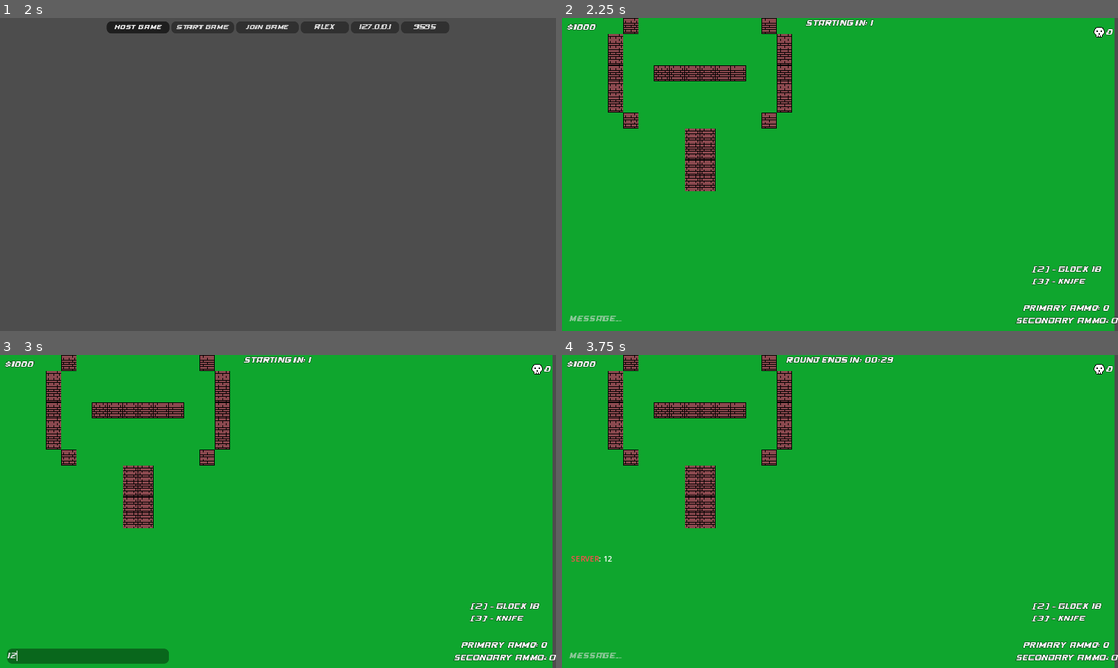
Above: before the commit, frames 1-4 (two rows, left to right).
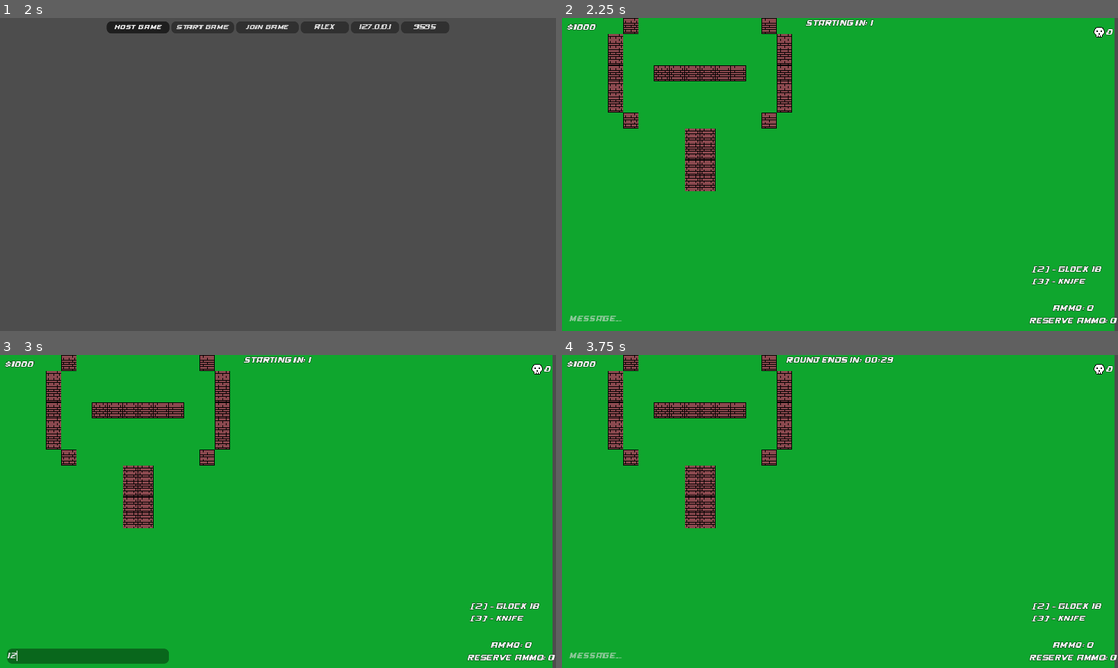
Above: after the commit, the same moments.

Repository: StormLight14/pew-pew-io
Game: Godot game, scene res://multiplayer/multiplayer.tscn
Same seed, same stepped clock (60 frames per second), same inputs: the game is played once before the commit and once after it.
Inputs (mouse positions are in pixels of both pictures, inside the frame that each line leads up to):
- Up to frame 1 (2 s): click (322, 27) at 0.52 s; type "Alex" at 0.6 s; click "Host Game" at 1.25 s
- Up to frame 2 (2.25 s): click "Start Game" at 2 s
- Up to frame 3 (3 s): click (88, 655) at 2.77 s; type "12" at 2.85 s
- Up to frame 4 (3.75 s): tap Enter at 3.5 s; move the mouse to (962, 495) at 3.52 s; press the mouse at (962, 495) at 3.53 s; hold D (right) from 3.53 s (still down)

Frame 1 is identical in both runs. In frame 2, 0.5% of the frame differs, in the area x 81-100%, y 91-98%; in frame 3, 0.5%; in frame 4, 0.6%, in the area x 1-100%, y 64-98%.
Error after the commit: Invalid operands 'int' and 'String' in operator '!='. (res://GameValues.gd:20)

Commit message:
add basic ammo system

Diff:
--- a/GameValues.gd
+++ b/GameValues.gd
@@ -11,27 +11,31 @@
 signal message_sent_signal
 signal player_killed_signal
 signal player_stat_changed_signal
+signal update_ammo_ui
 
 @rpc("any_peer", "call_local", "reliable")
 func send_message(message = "MESSAGE_ERROR", username = "USERNAME_ERROR", player_id = "ID_ERROR"):
 	var color = "#FFFFFF"
 
-	if player_id == 1:
-		color = "#FF4D4D"
-	else:
-		match players[player_id].team:
-			"T":
-				color = "#FFA836"
-			"CT":
-				color = "#364AFF"
+	if player_id != "ID_ERROR":
+		if player_id == 1:
+			color = "#FF4D4D"
+		else:
+			match players[player_id].team:
+				"T":
+					color = "#FFA836"
+				"CT":
+					color = "#364AFF"
 
 
-	if message != "" and message != " ":
-		var full_message = "[color=" + color + "]" + username + "[/color]" + ": " + message + "\n"
-		print(full_message)
+		if message != "" and message != " ":
+			var full_message = "[color=" + color + "]" + username + "[/color]" + ": " + message + "\n"
+			print(full_message)
 
-		messages += full_message
-		message_sent_signal.emit()
+			messages += full_message
+			message_sent_signal.emit()
+	else:
+		print("ID ERROR.")
 
 @rpc("any_peer", "call_local", "reliable")
 func player_killed(killer_id, victim_id):
--- a/Items.gd
+++ b/Items.gd
@@ -14,6 +14,7 @@
 		"damage": 36,
 		"spread": 0.2,
 		"magazine-capacity": 30,
+		"magazine-ammo": 30,
 		"reserve-ammo": 90,
 		"purchasable-by": "T",
 		"reload-time": 2.4,
@@ -28,6 +29,7 @@
 		"damage": 33,
 		"spread": 0.2,
 		"magazine-capacity": 30,
+		"magazine-ammo": 30,
 		"reserve-ammo": 90,
 		"purchasable-by": "CT",
 		"reload-time": 3.1,
@@ -42,6 +44,7 @@
 		"damage": 30,
 		"spread": 0.2,
 		"magazine-capacity": 30,
+		"magazine-ammo": 30,
 		"reserve-ammo": 90,
 		"purchasable-by": "T",
 		"reload-time": 2.8,
@@ -56,6 +59,7 @@
 		"damage": 28,
 		"spread": 0.2,
 		"magazine-capacity": 30,
+		"magazine-ammo": 30,
 		"reserve-ammo": 90,
 		"purchasable-by": "CT",
 		"reload-time": 3.8,
@@ -70,6 +74,7 @@
 		"damage": 115,
 		"spread": 0.2,
 		"magazine-capacity": 5,
+		"magazine-ammo": 5,
 		"reserve-ammo": 30,
 		"purchasable-by": "BOTH",
 		"reload-time": 3.7,
@@ -84,6 +89,7 @@
 		"damage": 88,
 		"spread": 0.2,
 		"magazine-capacity": 10,
+		"magazine-ammo": 10,
 		"reserve-ammo": 90,
 		"purchasable-by": "BOTH",
 		"reload-time": 3.7,
@@ -98,6 +104,7 @@
 		"damage": 30,
 		"spread": 0.15,
 		"magazine-capacity": 20,
+		"magazine-ammo": 20,
 		"reserve-ammo": 120,
 		"purchasable-by": "T",
 		"reload-time": 2.3,
@@ -112,6 +119,7 @@
 		"damage": 33,
 		"spread": 0.1,
 		"magazine-capacity": 12,
+		"magazine-ammo": 12,
 		"reserve-ammo": 100,
 		"purchasable-by": "CT",
 		"reload-time": 2.7,
--- a/level/level.tscn
+++ b/level/level.tscn
@@ -211,18 +211,18 @@
 [node name="VBoxContainer" type="VBoxContainer" parent="GameUI/AmmoUI"]
 layout_mode = 2
 
-[node name="PrimaryAmmo" type="Label" parent="GameUI/AmmoUI/VBoxContainer"]
-unique_name_in_owner = true
-layout_mode = 2
-theme = ExtResource("3_ynjfq")
-text = "Primary Ammo: 0"
+[node name="Ammo" type="Label" parent="GameUI/AmmoUI/VBoxContainer"]
+unique_name_in_owner = true
+layout_mode = 2
+theme = ExtResource("3_ynjfq")
+text = "Ammo: 0"
 horizontal_alignment = 1
 
-[node name="SecondaryAmmo" type="Label" parent="GameUI/AmmoUI/VBoxContainer"]
-unique_name_in_owner = true
-layout_mode = 2
-theme = ExtResource("3_ynjfq")
-text = "Secondary Ammo: 0"
+[node name="ReserveAmmo" type="Label" parent="GameUI/AmmoUI/VBoxContainer"]
+unique_name_in_owner = true
+layout_mode = 2
+theme = ExtResource("3_ynjfq")
+text = "Reserve Ammo: 0"
 horizontal_alignment = 1
 
 [node name="ShopUI" type="CenterContainer" parent="GameUI"]
--- a/player/player.gd
+++ b/player/player.gd
@@ -19,6 +19,7 @@
 
 var alive = true
 var can_attack = true
+var can_reload = false
 
 var index = 0
 var spawn_pos = Vector2.ZERO
@@ -56,6 +57,7 @@
 			if GameValues.can_interact and GameValues.shop_open == false:
 				attack()
 				movement()
+				reload_gun()
 
 			switch_inventory_slot()
 
@@ -108,8 +110,11 @@
 				attack_delay.start()
 
 				if item_is_gun:
-					spawn_bullet.rpc((global_position.direction_to(bullet_spawn_point.global_position)).rotated(get_spread_angle()), inventory_items[equipped_item]["damage"], multiplayer.get_unique_id())
-					%NoSpread.start(0.3)
+					if item_dict["magazine-ammo"] > 0:
+						spawn_bullet.rpc((global_position.direction_to(bullet_spawn_point.global_position)).rotated(get_spread_angle()), inventory_items[equipped_item]["damage"], multiplayer.get_unique_id())
+						%NoSpread.start(0.3)
+
+						item_dict["magazine-ammo"] -= 1
 
 			if item_dict["firing-mode"] == "automatic" and Input.is_action_pressed("attack"):
 				attack_delay.start()
@@ -117,6 +122,34 @@
 				if item_is_gun:
 					spawn_bullet.rpc((global_position.direction_to(bullet_spawn_point.global_position)).rotated(get_spread_angle()), inventory_items[equipped_item]["damage"], multiplayer.get_unique_id())
 					%NoSpread.start(0.3)
+
+func reload_gun():
+	print(can_reload)
+	var inventory_items = GameValues.players[name.to_int()]["items"]
+	var equipped_item = GameValues.players[name.to_int()].equipped_item
+
+	if equipped_item in inventory_items:
+		var item_dict = inventory_items[equipped_item]
+
+		if item_dict["type"] == "primary" or item_dict["type"] == "secondary":
+			if item_dict["magazine-ammo"] == 0 or Input.is_action_just_pressed("reload"):
+				if %ReloadDelay.is_stopped() == true:
+					%ReloadDelay.wait_time = item_dict["reload-time"]
+					%ReloadDelay.start()
+
+					if can_reload:
+						if item_dict["reserve-ammo"] >= item_dict["magazine-capacity"]:
+							item_dict["magazine-ammo"] = item_dict["magazine-capacity"]
+							item_dict["reserve-ammo"] -= item_dict["magazine-capacity"]
+
+						elif item_dict["reserve-ammo"] > 0:
+							item_dict["magazine-ammo"] = item_dict["reserve-ammo"]
+							item_dict["reserve-ammo"] = 0
+	can_reload = false
+
+func _on_reload_delay_timeout():
+	can_reload = true
+	GameValues.update_ammo_ui.emit()
 
 func get_spread_angle():
 	var inventory_items = GameValues.players[name.to_int()]["items"]
@@ -135,6 +168,7 @@
 
 @rpc("any_peer", "call_local", "reliable")
 func spawn_bullet(direction = Vector2.ZERO, damage = 0, player_id = 1):
+	GameValues.update_ammo_ui.emit()
 	var bullet = load("res://bullet/bullet.tscn").instantiate()
 
 	bullet.bullet_direction = direction
--- a/player/player.tscn
+++ b/player/player.tscn
@@ -79,6 +79,10 @@
 wait_time = 0.05
 one_shot = true
 
+[node name="ReloadDelay" type="Timer" parent="."]
+unique_name_in_owner = true
+one_shot = true
+
 [node name="AttackDelay" type="Timer" parent="."]
 wait_time = 0.2
 one_shot = true
@@ -130,3 +134,4 @@
 one_shot = true
 
 [connection signal="area_entered" from="Hurtbox" to="." method="_on_hurtbox_area_entered"]
+[connection signal="timeout" from="ReloadDelay" to="." method="_on_reload_delay_timeout"]
--- a/project.godot
+++ b/project.godot
@@ -86,6 +86,11 @@
 "events": [Object(InputEventKey,"resource_local_to_scene":false,"resource_name":"","device":-1,"window_id":0,"alt_press …(182 unchanged characters)…
 ]
 }
+reload={
+"deadzone": 0.5,
+"events": [Object(InputEventKey,"resource_local_to_scene":false,"resource_name":"","device":-1,"window_id":0,"alt_pressed":false,"shift_pressed":false,"ctrl_pressed":false,"meta_pressed":false,"pressed":false,"keycode":0,"physical_keycode":82,"key_label":0,"unicode":114,"echo":false,"script":null)
+]
+}
 
 [layer_names]
 
--- a/ui/game_ui.gd
+++ b/ui/game_ui.gd
@@ -12,6 +12,7 @@
 	GameValues.message_sent_signal.connect(_on_message_sent)
 	GameValues.player_killed_signal.connect(_on_player_killed)
 	GameValues.player_stat_changed_signal.connect(update_inventory_label)
+	GameValues.update_ammo_ui.connect(update_ammo_ui)
 	for buy_button in get_tree().get_nodes_in_group("BuyButton"):
 		buy_button.buy_button_pressed.connect(_buy_button_pressed)
 
@@ -21,6 +22,16 @@
 		GameValues.shop_open = not GameValues.shop_open
 		update_buy_menu()
 
+func update_ammo_ui():
+	if multiplayer.is_server() == false:
+		var inventory_items = GameValues.players[multiplayer.get_unique_id()]["items"]
+		var equipped_item = GameValues.players[multiplayer.get_unique_id()].equipped_item
+
+		if equipped_item in inventory_items:
+			var item_dict = inventory_items[equipped_item]
+
+			%Ammo.text = "Ammo: " + str(inventory_items[equipped_item]["magazine-ammo"])
+			%ReserveAmmo.text = "Reserve Ammo: " + str(inventory_items[equipped_item]["reserve-ammo"])
 func update_buy_menu():
 	for buy_button in get_tree().get_nodes_in_group("BuyButton"):
 		buy_button.disabled = true
Not shown, changed: export_presets.cfg
